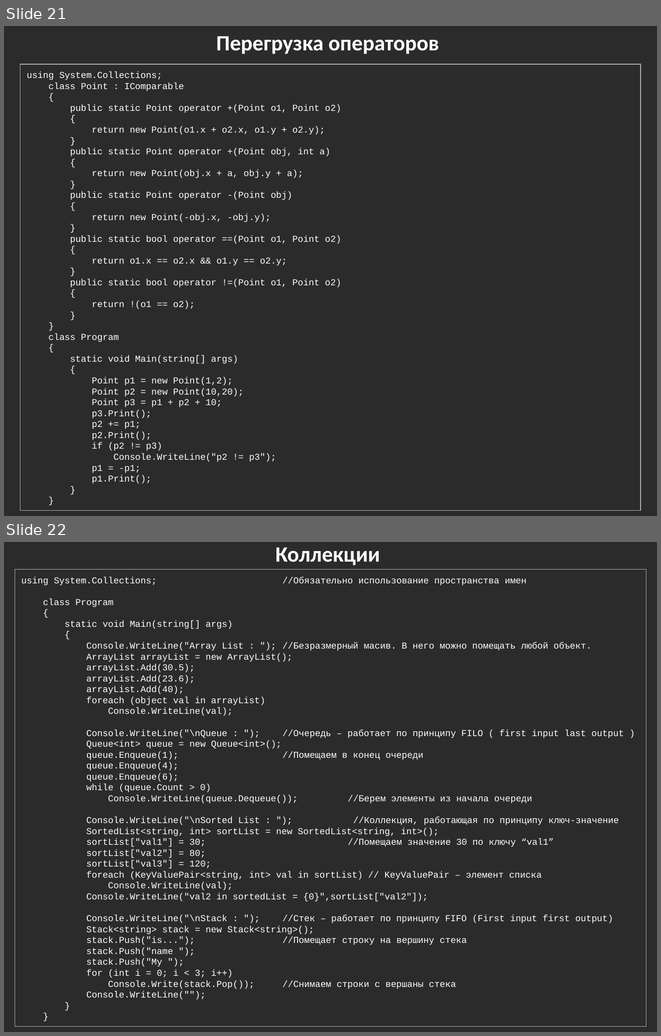
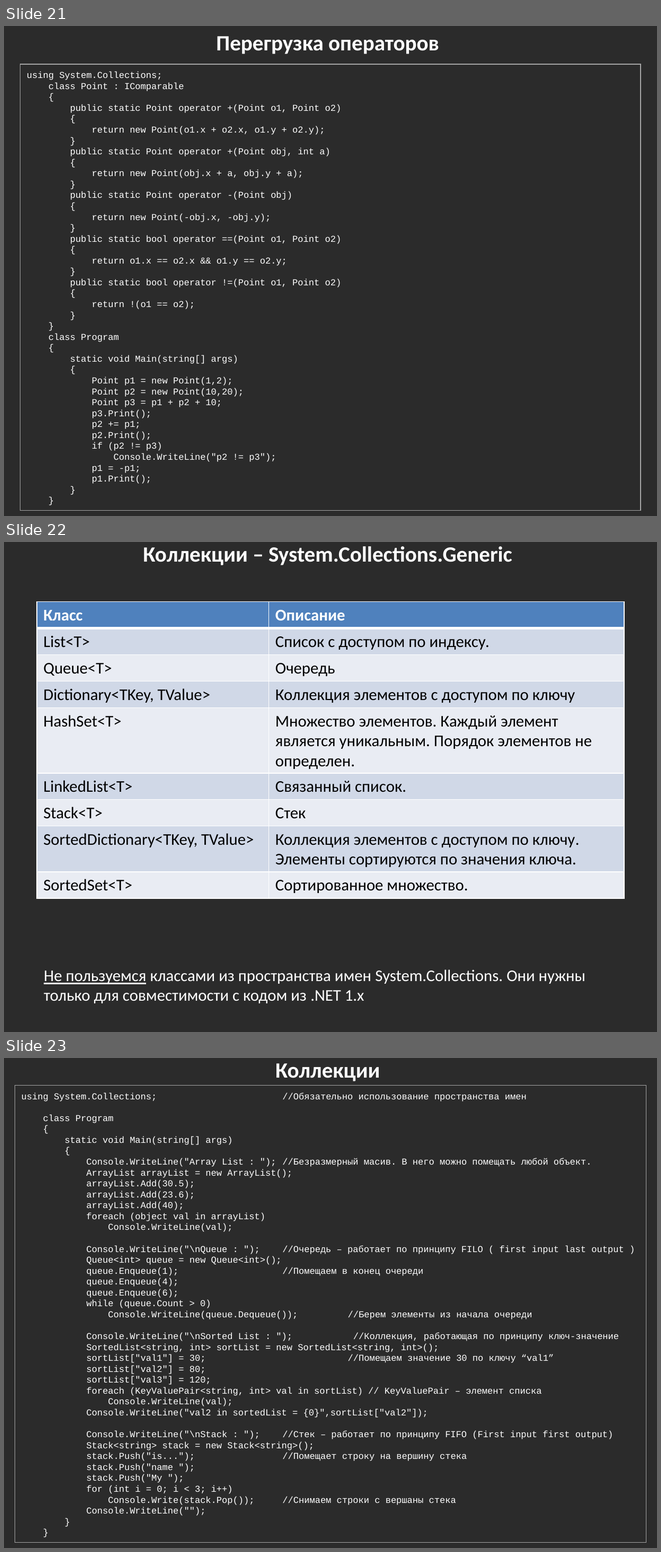
Before and after one commit to bazile/Training, a slide deck: Presentation/lesson-02.pptx. Shown one above the other, each under a label of ours: slides 21 and 22 before the commit, slides 21, 22 and 23 after it. The pictures are 661x1036 and 661x1552 pixels, drawn with LibreOffice and Linux fonts; fonts in the diff are those of the drawing; background and template pictures are left out; a plain dark background stands for a picture behind light text. Boxes give left, top, right and bottom in pixels: in the first picture for what was removed or moved away, otherwise in the second. Text is boxed around its words. In the diff, an @@ line names an element or a change of style, - is before the commit and + after.

Commit message:
Added info about generic collections

```diff
--- a/Presentation/lesson-02.pptx
+++ b/Presentation/lesson-02.pptx
@@ slide 22 added at (4, 542, 657, 1032), background picture (left out) @@
@@ text added at (143, 546, 512, 565), 24 pt, text #FFFFFF, bold @@
+Коллекции – System.Collections.Generic
@@ table added at (37, 602, 624, 899), 9 rows, 2 columns @@
+Класс | Описание
+List<T> | Список с доступом по индексу.
+Queue<T> | Очередь
+Dictionary<TKey, TValue> | Коллекция элементов с доступом по ключу
+HashSet<T> | Множество элементов. Каждый элемент является уникальным. Порядок элементов не определен.
+LinkedList<T> | Связанный список.
+Stack<T> | Стек
+SortedDictionary<TKey, TValue> | Коллекция элементов с доступом по ключу. Элементы сортируются по значения ключа.
+SortedSet<T> | Сортированное множество.
@@ text added at (44, 969, 586, 1003), 18 pt, text #FFFFFF @@
+Не пользуемся классами из пространства имен System.Collections. Они нужны только для совместимости с кодом из .NET 1.x
@@ what was slide 22 is now slide 23 @@
```
